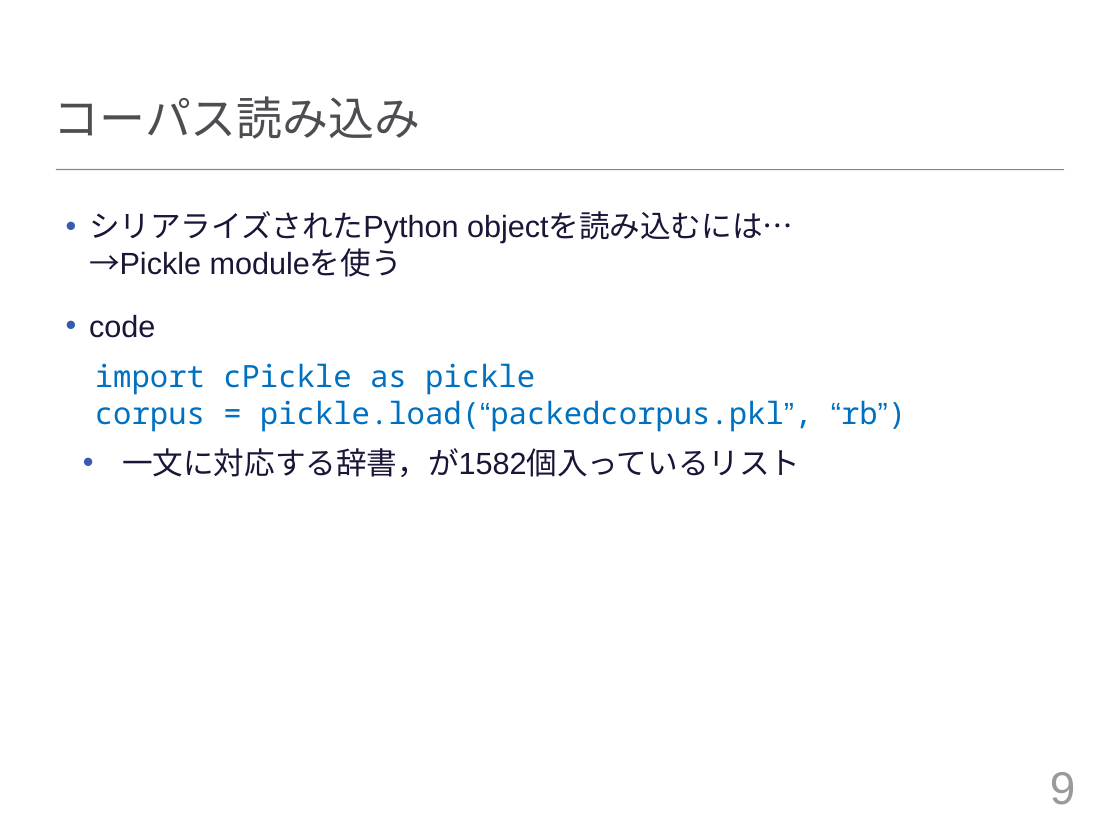
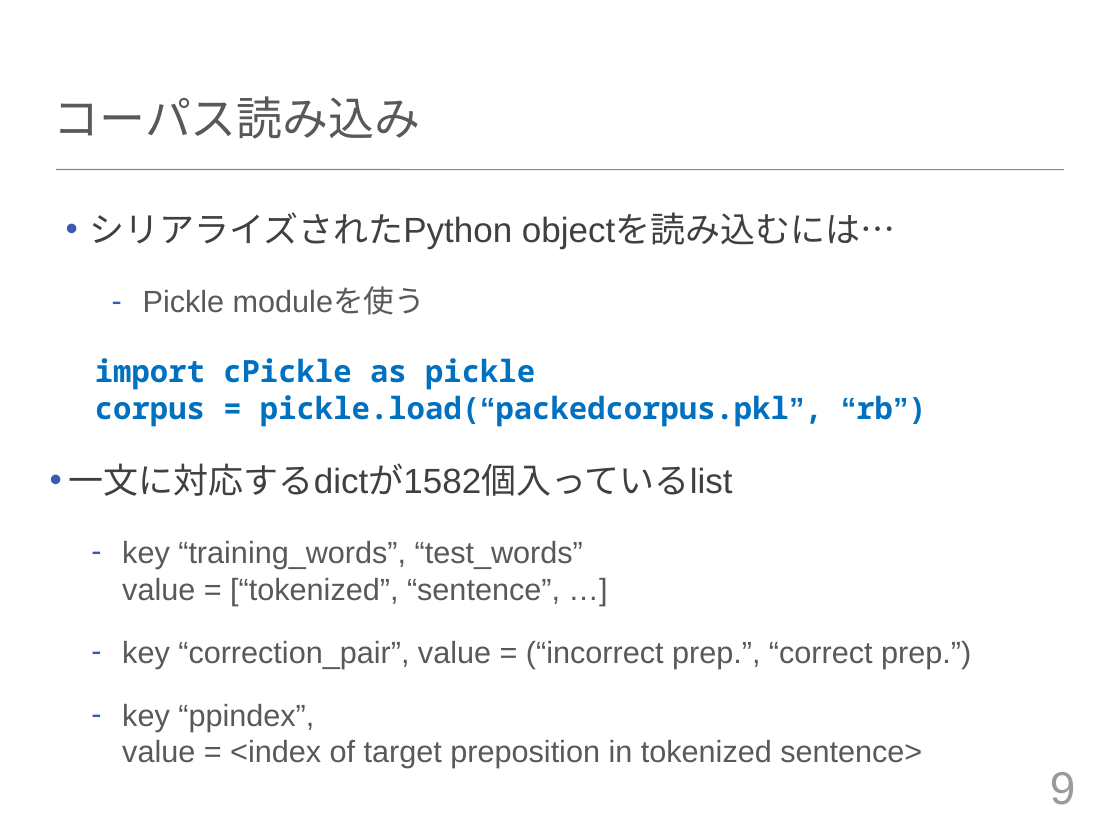
Before and after one commit to tuxedocat/ss2012, a slide deck: slide 9 of ss2012_slide.pptx. Drawn at 1120x840 pixels with LibreOffice and Linux fonts; fonts in the diff are those of the drawing. Boxes give left, top, right and bottom in pixels: in the first picture for what was removed or moved away, otherwise in the second. Text is boxed around its words. In the diff, an @@ line names an element or a change of style, - is before the commit and + after.

```diff
--- a/ss2012_slide.pptx
+++ b/ss2012_slide.pptx
@@ text at <box>69,212,971,768</box>: text changed; text colour #1C1538 to #595959 @@
-• シリアライズされたPython objectを読み込むには…
-  →Pickle moduleを使う
-• code
-    import cPickle as pickle
-    corpus = pickle.load(“packedcorpus.pkl”, “rb”)
-  • 一文に対応する辞書，が1582個入っているリスト
+• シリアライズされたPython objectを読み込むには…
+  – Pickle moduleを使う
+    import cPickle as pickle
+    corpus = pickle.load(“packedcorpus.pkl”, “rb”)
+• 一文に対応するdictが1582個入っているlist
+  – key “training_words”, “test_words”
+    value = [“tokenized”, “sentence”, …]
+  – key “correction_pair”, value = (“incorrect prep.”, “correct prep.”)
+  – key “ppindex”,
+    value = <index of target preposition in tokenized sentence>
```
Also in this commit, not shown: 18 other slides changed, 1 slide added.
